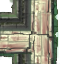
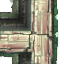
Two versions of the same layered image (64x64). Layer-by-layer changes:
added layer "Layer 7" in group "Group 2" over [1, 1, 37, 64]
